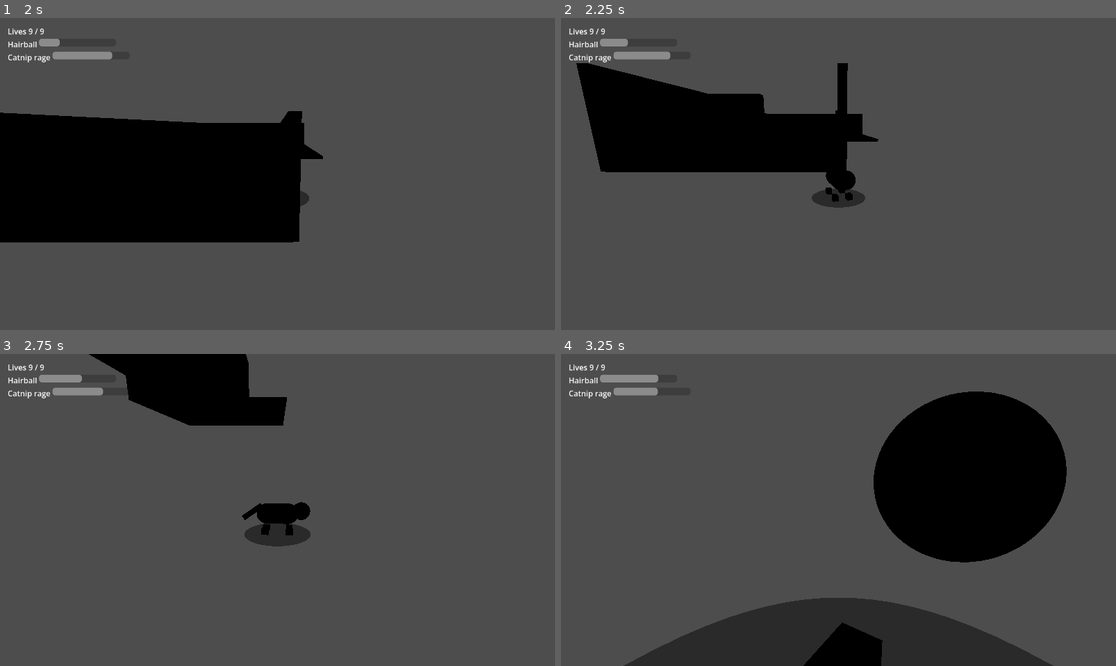
Above: before the commit, frames 1-4 (two rows, left to right).
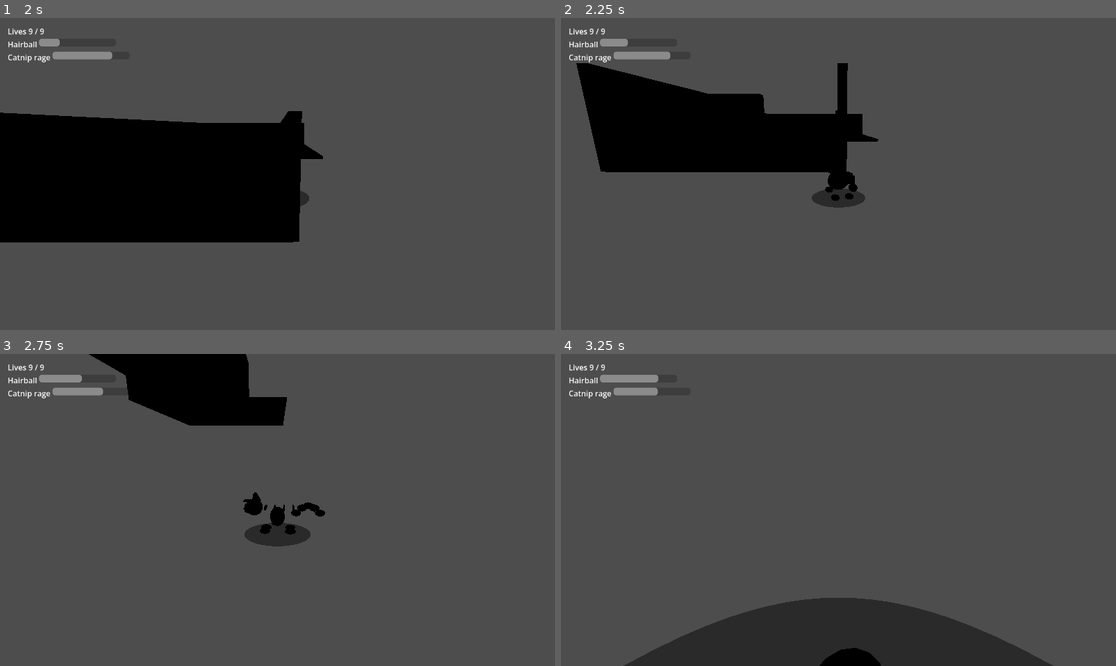
Above: after the commit, the same moments.

Repository: mlghr/nine-lives
Game: Godot game, scene res://scenes/levels/hallway_hub.tscn
The game is run twice, just before and just after one commit, with the same random seed, the same clock (stepped at 60 frames per second) and the same inputs.
Inputs (mouse positions are in pixels of both pictures, inside the frame that each line leads up to):
- Up to frame 1 (2 s): tap Enter at 0.5 s; move the mouse to (399, 158) at 0.52 s; hold D (move_right) 0.53-1.28 s; tap R (ability_catnip_rage) at 0.6 s; tap Space (jump) at 0.77, 1.52 s; move the mouse to (166, 189) at 1.27 s; hold S (move_back) from 1.28 s (still down); tap E (ability_hairball) at 1.35 s
- Up to frame 2 (2.25 s): move the mouse to (894, 105) at 2.02 s; release S (move_back) at 2.03 s; hold D (move_right) from 2.03 s (still down); click (894, 105) at 2.1 s
- Up to frame 3 (2.75 s): keep holding D (move_right)
- Up to frame 4 (3.25 s): move the mouse to (810, 572) at 2.77 s; release D (move_right) at 2.78 s; hold W (move_forward) from 2.78 s (still down); tap Shift (dodge) at 2.85 s; tap Space (jump) at 3.02 s

Frame 1 is identical in both runs. In frame 2, 0.1% of the frame differs, in the area x 47-54%, y 48-60%; in frame 3, 0.6%; in frame 4, 16%, in the area x 43-92%, y 12-100%.

Commit message:
Integrate cat model into player scene

Diff:
--- /dev/null
+++ b/scenes/player/cat_model.tscn
@@ -0,0 +1,5 @@
+[gd_scene load_steps=2 format=3]
+
+[ext_resource type="PackedScene" path="res://assets/models/player/cat.glb" id="1_cat_glb"]
+
+[node name="CatModel" instance=ExtResource("1_cat_glb")]
--- a/scenes/player/player.tscn
+++ b/scenes/player/player.tscn
@@ -19,6 +19,7 @@
 [ext_resource type="PackedScene" path="res://scenes/effects/catnip_rage_active_effect.tscn" id="17_catnip_active_effect"]
 [ext_resource type="PackedScene" path="res://scenes/effects/catnip_rage_expire_effect.tscn" id="18_catnip_expire_effect"]
 [ext_resource type="Material" path="res://resources/materials/player_proxy.tres" id="19_player_material"]
+[ext_resource type="PackedScene" path="res://scenes/player/cat_model.tscn" id="20_cat_model"]
 
 [sub_resource type="CapsuleShape3D" id="1_body_collision"]
 radius = 0.13
@@ -275,6 +276,7 @@
 model_root_path = NodePath("ModelRoot")
 camera_rig_path = NodePath("CameraRig")
 animation_player_path = NodePath("AnimationPlayer")
+visual_animation_player_path = NodePath("ModelRoot/CatModel/AnimationPlayer")
 health_component_path = NodePath("HealthComponent")
 claw_left_hitbox_path = NodePath("CombatRoot/ClawHitbox_L")
 claw_right_hitbox_path = NodePath("CombatRoot/ClawHitbox_R")
@@ -294,31 +296,40 @@
 
 [node name="ModelRoot" type="Node3D" parent="."]
 
+[node name="CatModel" parent="ModelRoot" instance=ExtResource("20_cat_model")]
+
 [node name="BodyProxy" type="MeshInstance3D" parent="ModelRoot"]
+visible = false
 transform = Transform3D(1, 0, 0, 0, -4.37114e-08, -1, 0, 1, -4.37114e-08, 0, 0.22, 0)
 mesh = SubResource("5_body_mesh")
 
 [node name="HeadProxy" type="MeshInstance3D" parent="ModelRoot"]
+visible = false
 transform = Transform3D(1, 0, 0, 0, 1, 0, 0, 0, 1, 0, 0.25, -0.255)
 mesh = SubResource("6_head_mesh")
 
 [node name="TailProxy" type="MeshInstance3D" parent="ModelRoot"]
+visible = false
 transform = Transform3D(1, 0, 0, 0, 0.819152, -0.573576, 0, 0.573576, 0.819152, 0, 0.24, 0.27)
 mesh = SubResource("7_tail_mesh")
 
 [node name="PawProxy_FL" type="MeshInstance3D" parent="ModelRoot"]
+visible = false
 transform = Transform3D(1, 0, 0, 0, 1, 0, 0, 0, 1, -0.075, 0.04, -0.13)
 mesh = SubResource("8_paw_mesh")
 
 [node name="PawProxy_FR" type="MeshInstance3D" parent="ModelRoot"]
+visible = false
 transform = Transform3D(1, 0, 0, 0, 1, 0, 0, 0, 1, 0.075, 0.04, -0.13)
 mesh = SubResource("8_paw_mesh")
 
 [node name="PawProxy_BL" type="MeshInstance3D" parent="ModelRoot"]
+visible = false
 transform = Transform3D(1, 0, 0, 0, 1, 0, 0, 0, 1, -0.075, 0.04, 0.13)
 mesh = SubResource("8_paw_mesh")
 
 [node name="PawProxy_BR" type="MeshInstance3D" parent="ModelRoot"]
+visible = false
 transform = Transform3D(1, 0, 0, 0, 1, 0, 0, 0, 1, 0.075, 0.04, 0.13)
 mesh = SubResource("8_paw_mesh")
 
--- a/scripts/player/player.gd
+++ b/scripts/player/player.gd
@@ -7,6 +7,7 @@
 @export_node_path("Node3D") var model_root_path: NodePath = ^"ModelRoot"
 @export_node_path("Node3D") var camera_rig_path: NodePath = ^"CameraRig"
 @export_node_path("AnimationPlayer") var animation_player_path: NodePath = ^"AnimationPlayer"
+@export_node_path("AnimationPlayer") var visual_animation_player_path: NodePath = ^"ModelRoot/CatModel/AnimationPlayer"
 @export_node_path("HealthComponent") var health_component_path: NodePath = ^"HealthComponent"
 @export_node_path("HitboxArea") var claw_left_hitbox_path: NodePath = ^"CombatRoot/ClawHitbox_L"
 @export_node_path("HitboxArea") var claw_right_hitbox_path: NodePath = ^"CombatRoot/ClawHitbox_R"
@@ -23,6 +24,7 @@
 @onready var model_root: Node3D = get_node_or_null(model_root_path)
 @onready var camera_rig: Node3D = get_node_or_null(camera_rig_path)
 @onready var animation_player: AnimationPlayer = get_node_or_null(animation_player_path)
+@onready var visual_animation_player: AnimationPlayer = get_node_or_null(visual_animation_player_path)
 @onready var health_component: HealthComponent = get_node_or_null(health_component_path)
 @onready var claw_left_hitbox: HitboxArea = get_node_or_null(claw_left_hitbox_path)
 @onready var claw_right_hitbox: HitboxArea = get_node_or_null(claw_right_hitbox_path)
@@ -75,6 +77,7 @@
 
 	_apply_combat_stats()
 	_emit_catnip_state()
+	_play_visual_animation(&"idle")
 
 
 func _physics_process(delta: float) -> void:
@@ -254,6 +257,7 @@
 	if _catnip_active and catnip_rage_data != null and animation_name in [&"claw_1", &"claw_2", &"claw_3", &"pounce"]:
 		speed_scale = catnip_rage_data.attack_speed_multiplier
 
+	_play_visual_animation(_visual_animation_for_combat(animation_name), speed_scale)
 	animation_player.play(animation_name, -1.0, speed_scale)
 
 
@@ -328,6 +332,7 @@
 	parent.add_child(projectile)
 	projectile.global_transform = hairball_spawn.global_transform
 	projectile.configure(hairball_data, self, _current_facing_direction())
+	_play_visual_animation(&"hairball_spit")
 
 	_hairball_cooldown_remaining = hairball_data.cooldown
 	hairball_cooldown_changed.emit(_hairball_cooldown_remaining, hairball_data.cooldown)
@@ -354,6 +359,7 @@
 	_apply_combat_stats()
 	_spawn_catnip_effect(catnip_activate_effect_scene, false)
 	_catnip_active_effect = _spawn_catnip_effect(catnip_active_effect_scene, true)
+	_play_visual_animation(&"rage_idle")
 	_emit_catnip_state()
 
 
@@ -384,6 +390,7 @@
 
 	_apply_combat_stats()
 	_spawn_catnip_effect(catnip_expire_effect_scene, false)
+	_play_visual_animation(&"idle")
 	_emit_catnip_state()
 
 
@@ -420,3 +427,17 @@
 	var cooldown := catnip_rage_data.cooldown if catnip_rage_data != null else 0.0
 	var unlocked := catnip_rage_data != null and catnip_rage_data.unlocked
 	catnip_rage_changed.emit(_catnip_active, _catnip_remaining, duration, _catnip_cooldown_remaining, cooldown, unlocked)
+
+
+func _visual_animation_for_combat(animation_name: StringName) -> StringName:
+	if _catnip_active and animation_name in [&"claw_1", &"claw_2", &"claw_3"]:
+		return &"rage_attack"
+
+	return animation_name
+
+
+func _play_visual_animation(animation_name: StringName, speed_scale: float = 1.0) -> void:
+	if visual_animation_player == null or animation_name == &"" or not visual_animation_player.has_animation(animation_name):
+		return
+
+	visual_animation_player.play(animation_name, -1.0, speed_scale)
Not shown: 1 places in scenes/player/player.tscn that only renumber resources
